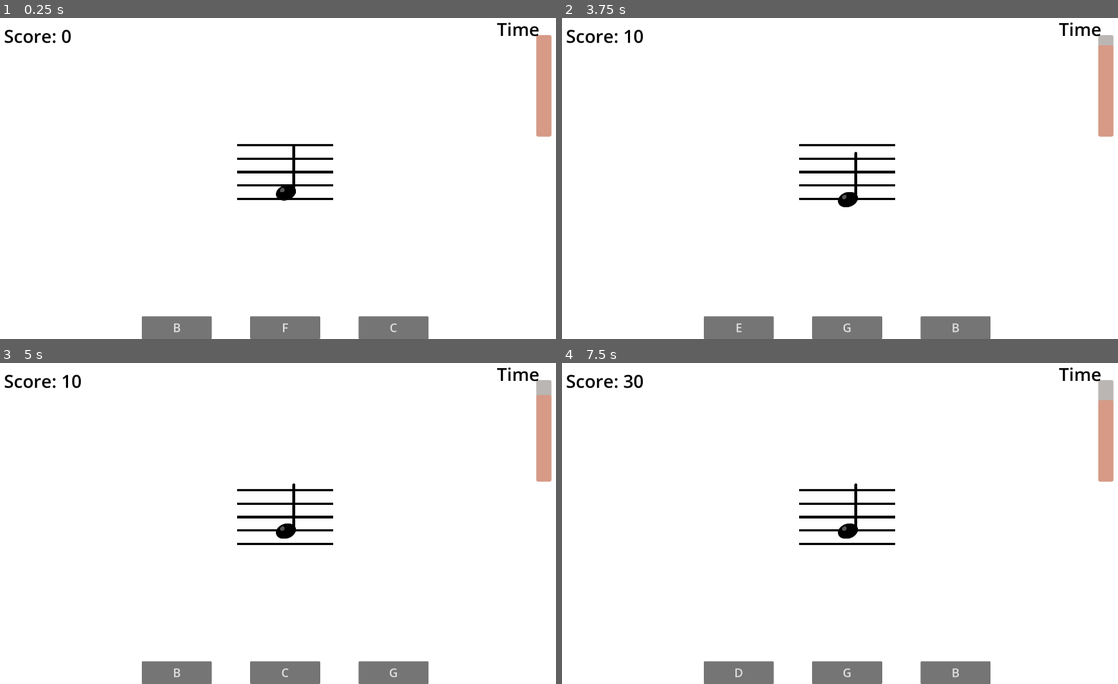
Above: before the commit, frames 1-4 (two rows, left to right).
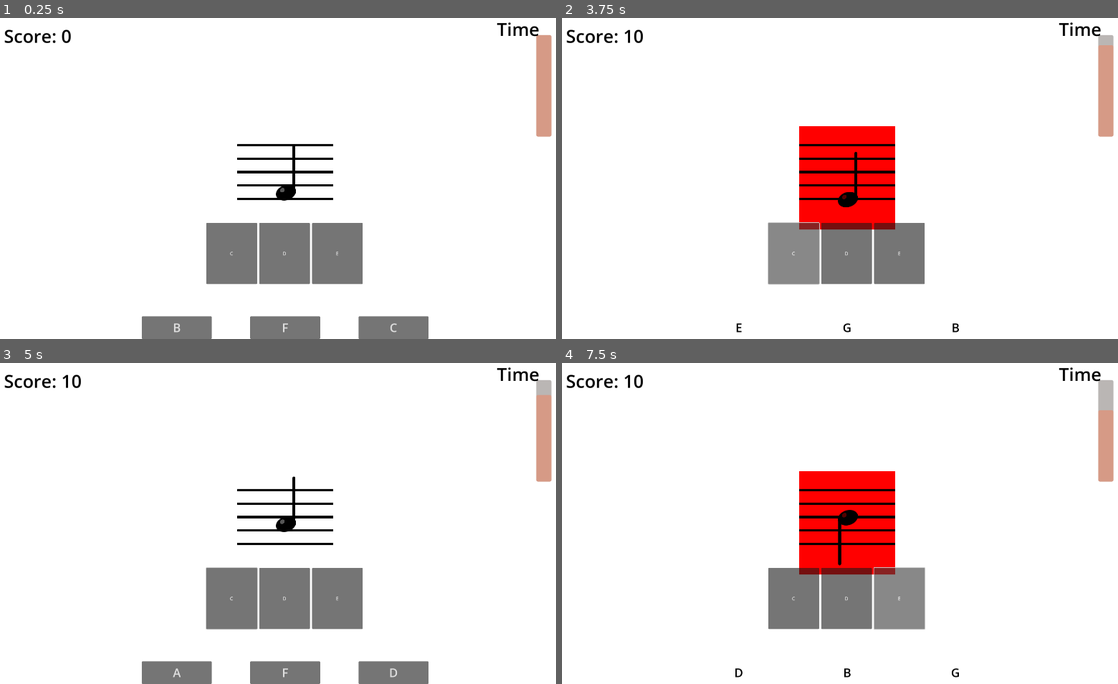
Above: after the commit, the same moments.

Repository: firesmoker/flashcards1
Game: Godot game, scene res://scenes/game.tscn
Two runs of this game, one before a commit and one after it. Both use one fixed random seed, a clock stepped at 60 frames per second and the inputs below.
Inputs (mouse positions are in pixels of both pictures, inside the frame that each line leads up to):
- Up to frame 1 (0.25 s): no input
- Up to frame 2 (3.75 s): click "B" at 0.5 s; click "D" at 1.25 s; click "E" at 2 s; click "A" at 2.75 s; click (795, 252) at 3.5 s, where only the run after the commit has a clickable "C"
- Up to frame 3 (5 s): click "G" (after the commit: "C") at 4.25 s
- Up to frame 4 (7.5 s): click "G" (after the commit: "D") at 5 s; click "D" (after the commit: "E") at 5.75 s; click "D" at 6.5 s; click (901, 597) at 7.25 s, where only the run after the commit has a clickable "E"

The runs differ from the first frame. In frame 1, 5.3% of the frame differs, in the area x 37-66%, y 63-84%; in frame 2, 12%; in frame 3, 5.5%; in frame 4, 13%, in the area x 11-100%, y 3-100%.

Commit message:
basic key functionality

Diff:
--- a/scenes/game.tscn
+++ b/scenes/game.tscn
@@ -8,6 +8,7 @@
 [ext_resource type="AudioStream" uid="uid://bqh8wbe5atnvm" path="res://click2.wav" id="5_iywne"]
 [ext_resource type="Script" uid="uid://djudq1etxfxjb" path="res://scripts/audio.gd" id="6_p57ef"]
 [ext_resource type="Script" uid="uid://psxh0dfvvojf" path="res://scripts/flash_cards.gd" id="9_0tnpc"]
+[ext_resource type="Script" uid="uid://brysmm558rcjh" path="res://scripts/key.gd" id="9_vtaks"]
 
 [sub_resource type="StyleBoxFlat" id="StyleBoxFlat_gee14"]
 
@@ -387,6 +388,44 @@
 script = ExtResource("1_lnu2h")
 metadata/_edit_use_anchors_ = true
 
+[node name="Keyboard" type="Control" parent="FlashCards/GameUI"]
+layout_direction = 2
+layout_mode = 3
+anchors_preset = 7
+anchor_left = 0.5
+anchor_top = 1.0
+anchor_right = 0.5
+anchor_bottom = 1.0
+offset_left = -264.0
+offset_top = -389.0
+offset_right = 264.0
+offset_bottom = -171.0
+grow_horizontal = 2
+grow_vertical = 0
+
+[node name="KeyC" type="Button" parent="FlashCards/GameUI/Keyboard"]
+layout_mode = 0
+offset_right = 170.0
+offset_bottom = 205.0
+text = "C"
+script = ExtResource("9_vtaks")
+
+[node name="KeyD" type="Button" parent="FlashCards/GameUI/Keyboard"]
+layout_mode = 0
+offset_left = 177.0
+offset_right = 347.0
+offset_bottom = 205.0
+text = "D"
+script = ExtResource("9_vtaks")
+
+[node name="KeyE" type="Button" parent="FlashCards/GameUI/Keyboard"]
+layout_mode = 0
+offset_left = 354.0
+offset_right = 524.0
+offset_bottom = 205.0
+text = "E"
+script = ExtResource("9_vtaks")
+
 [node name="Audio" type="AudioStreamPlayer2D" parent="FlashCards"]
 stream = ExtResource("5_iywne")
 script = ExtResource("6_p57ef")
@@ -402,5 +441,9 @@
 theme_override_styles/panel = SubResource("StyleBoxFlat_lnu2h")
 metadata/_edit_lock_ = true
 
+[node name="Audio" type="AudioStreamPlayer2D" parent="."]
+stream = ExtResource("5_iywne")
+script = ExtResource("6_p57ef")
+
 [connection signal="button_up" from="Matching/GameUI/GameOverOverlay/RestartButton" to="GameManager" method="restart_game"]
 [connection signal="button_up" from="FlashCards/GameUI/GameOverOverlay/RestartButton" to="GameManager" method="restart_game"]
--- a/scripts/flash_cards.gd
+++ b/scripts/flash_cards.gd
@@ -10,7 +10,12 @@
 @onready var game_over_overlay: Panel = $"../FlashCards/GameUI/GameOverOverlay"
 @onready var restart_button: Button = $"../FlashCards/GameUI/GameOverOverlay/RestartButton"
 @onready var score_label: Label = $"../FlashCards/GameUI/ScoreLabel"
+@onready var helper_line: TextureRect = $"../FlashCards/GameUI/NoteOnStaff/NoteDisplay/NoteImage/HelperLine"
+@onready var stem_axis: Control = $"../FlashCards/GameUI/NoteOnStaff/NoteDisplay/NoteImage/StemAxis"
+#@onready var audio: AudioStreamPlayer2D = $"../FlashCards/Audio"
 var recieved_note: String
+@onready var keyboard: Control = $"../FlashCards/GameUI/Keyboard"
+var keys: Dictionary
 
 func _ready() -> void:
 	await get_tree().process_frame
@@ -31,6 +36,13 @@
 	change_level_note(new_note)
 	change_level_note_buttons(level_array)
 	input_enabled = true
+
+func init_keyboard() -> void:
+	for key: Button in keyboard.get_children():
+		keys[key] = key.text + "4"
+
+func get_played_key(key: Button) -> void:
+	get_user_input_new(key.note_element.note,key.note_element)
 
 func get_user_input_new(new_note: String, element: NoteElement) -> void:
 	print("get_user_input_new" + element.name)
@@ -208,3 +220,10 @@
 		else:
 			button.disabled = false
 			button.mouse_filter = Control.MOUSE_FILTER_STOP
+
+func get_combined_buttons_width() -> float:
+	var combined_width: float = 0
+	for button: Button in current_note_buttons:
+		combined_width += button.size.x
+	#print(combined_width)
+	return combined_width
--- a/scripts/game_manager.gd
+++ b/scripts/game_manager.gd
@@ -15,7 +15,7 @@
 #var mode: Array[String] = ["level_timer","note_timer"]
 @onready var background: Panel = $"../GeneralUI/Background"
 static var current_game: String = "flash_cards"
-
+var current_game_instance: GameType
 
 #
 #var recieved_note: String
@@ -67,13 +67,22 @@
 	matching.toggle_visibility(false)
 	match game:
 		"flash_cards":
+			current_game_instance = flash_cards
 			flash_cards.process_mode = Node.PROCESS_MODE_INHERIT
 			await flash_cards.ready
 			flash_cards.toggle_visibility(true)
 		"matching":
+			current_game_instance = matching
 			matching.process_mode = Node.PROCESS_MODE_INHERIT
 			await matching.ready
 			matching.toggle_visibility(true)
+
+func set_current_game_instance() -> void:
+	match current_game:
+		"flash_cards":
+			current_game_instance = flash_cards
+		"matching":
+			current_game_instance = matching
 
 #func _ready() -> void:
 	#initialize_ui()
@@ -159,7 +168,12 @@
 			background.self_modulate = dark_background
 			emit_signal("change_theme","dark")
 #
-#
+
+func get_current_game_instance() -> GameType:
+	if not current_game_instance:
+		set_current_game_instance()
+	return current_game_instance
+
 #func update_timer(delta: float, round: bool = true) -> void:
 	#if not timer_paused:
 		#level_timer -= delta
--- a/scripts/game_type.gd
+++ b/scripts/game_type.gd
@@ -1,6 +1,7 @@
 class_name GameType extends Node2D
 
 @export var game_name: String
+@onready var audio: Audio = $Audio
 
 var dark_background: Color = Color(0.078,0.122,0.141)
 #var light_background: Color = Color(1,1,0.992)
@@ -36,9 +37,7 @@
 signal success
 signal fail
 signal change_theme
-@onready var helper_line: TextureRect = $"../FlashCards/GameUI/NoteOnStaff/NoteDisplay/NoteImage/HelperLine"
-@onready var stem_axis: Control = $"../FlashCards/GameUI/NoteOnStaff/NoteDisplay/NoteImage/StemAxis"
-@onready var audio: AudioStreamPlayer2D = $"../FlashCards/Audio"
+
 
 #func _ready() -> void:
 	#await get_tree().process_frame
@@ -108,12 +107,7 @@
 
 
 
-func get_combined_buttons_width() -> float:
-	var combined_width: float = 0
-	for button: Button in current_note_buttons:
-		combined_width += button.size.x
-	#print(combined_width)
-	return combined_width
+
 
 
 func set_ui_theme(theme: String = "light") -> void:
@@ -135,7 +129,6 @@
 		return new_num + 1
 	else:
 		return new_num
-
 
 
 
--- /dev/null
+++ b/scripts/key.gd
@@ -0,0 +1,14 @@
+extends Button
+@onready var game_manager: GameManager = %GameManager
+var current_game: GameType
+var note_element: NoteElement = NoteElement.new()
+signal key_pressed
+
+func _ready() -> void:
+	note_element.note = text + "4"
+	current_game = game_manager.get_current_game_instance()
+	connect("key_pressed",current_game.get_played_key)
+	connect("button_down", play_key)
+
+func play_key() -> void:
+	emit_signal("key_pressed",self)
Not shown: 1 places in scenes/game.tscn that only renumber resources
Not shown, added: scripts/key.gd.uid
